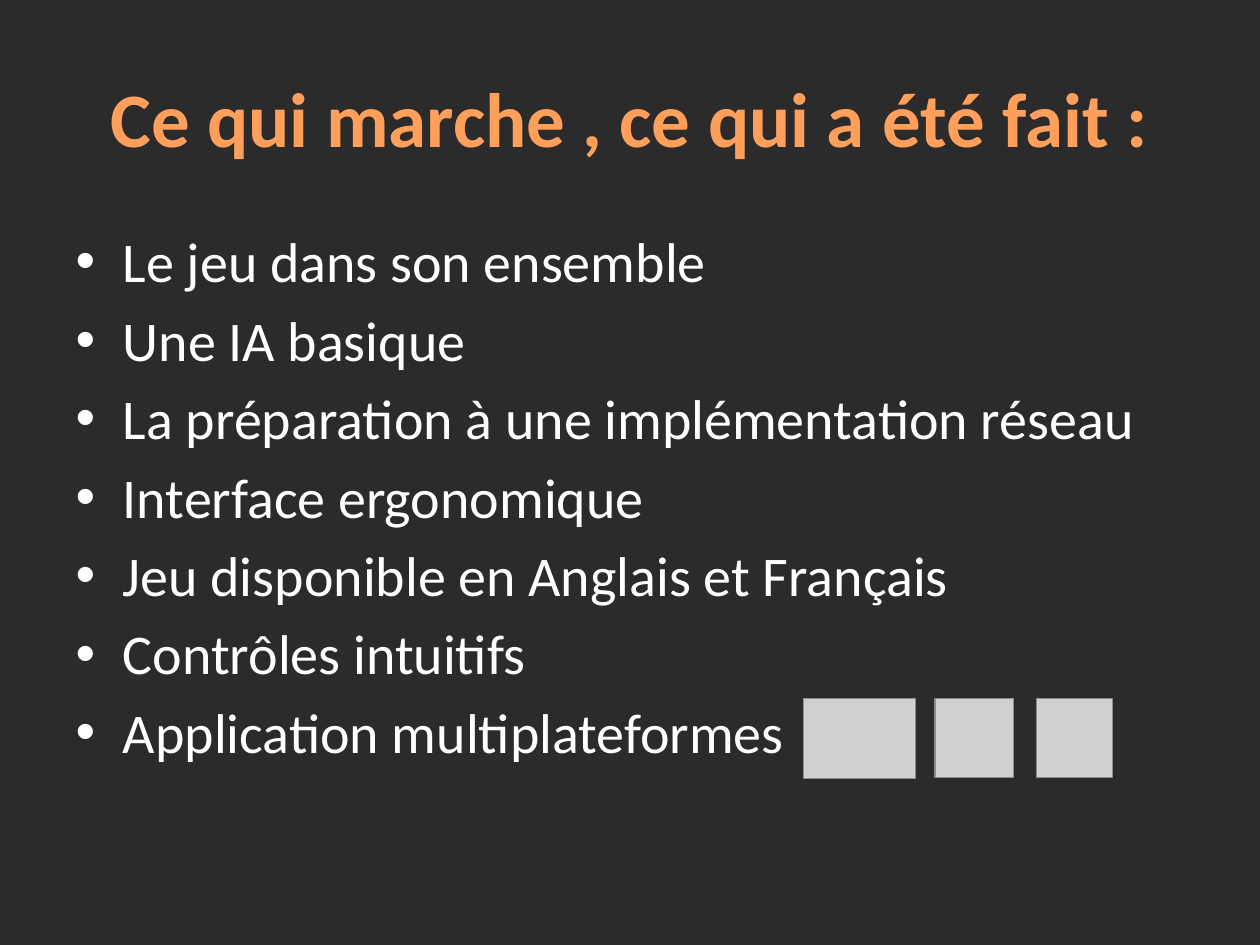
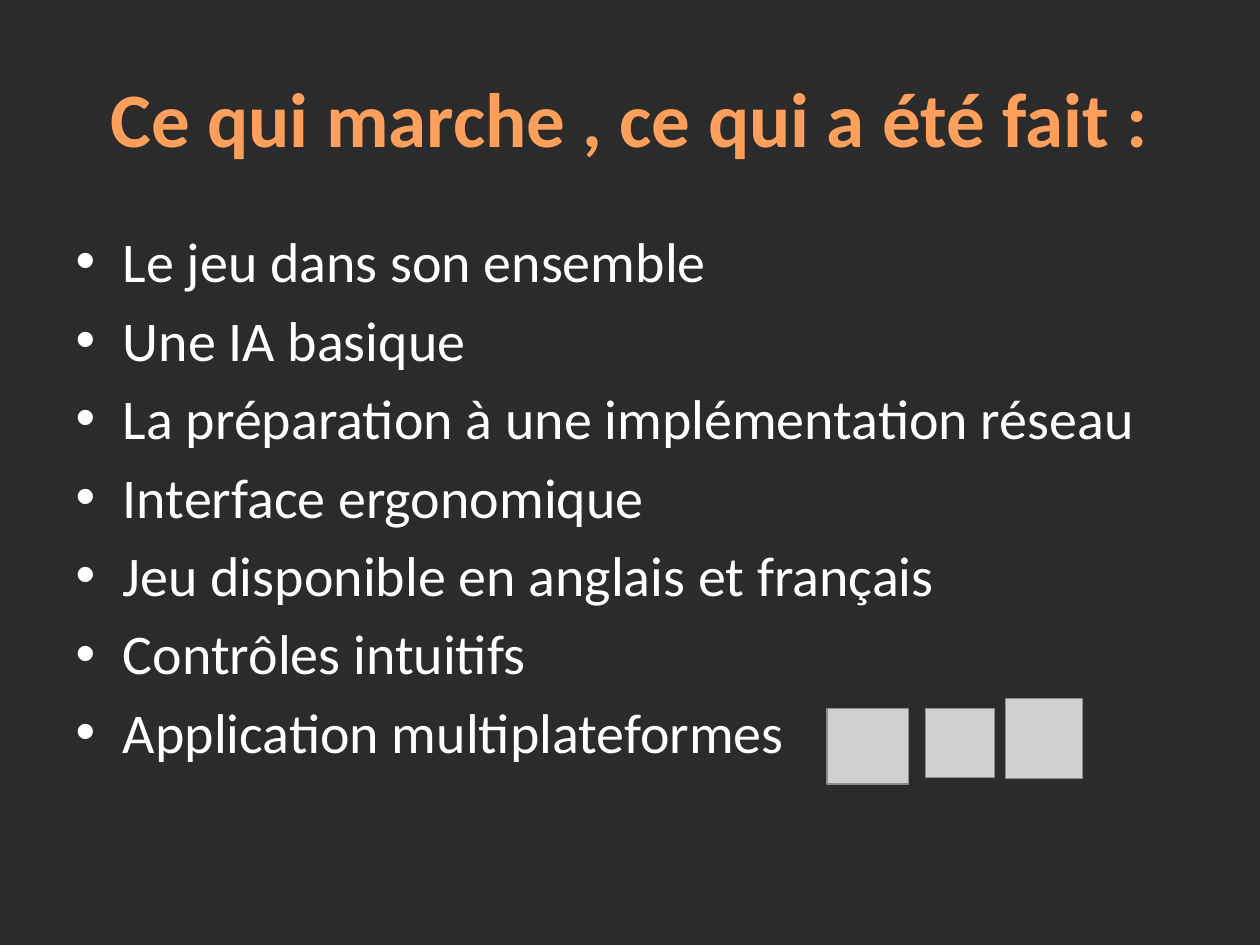
Before and after one commit to winbill/lifesevenpoker, a slide deck: slide 4 of Annexes/Presentation.pptx. Drawn at 1260x945 pixels with LibreOffice and Linux fonts; fonts in the diff are those of the drawing; grey boxes stand for pictures; background and template pictures are left out; a plain dark background stands for a picture behind light text. Boxes give left, top, right and bottom in pixels: in the first picture for what was removed or moved away, otherwise in the second. Text is boxed around its words. In the diff, an @@ line names an element or a change of style, - is before the commit and + after.

```diff
--- a/Annexes/Presentation.pptx
+++ b/Annexes/Presentation.pptx
@@ text at <box>123,557,933,606</box>: text changed @@
-• Jeu disponible en Anglais et Français
+• Jeu disponible en anglais et français
@@ picture: place and size @@
-picture at <box>804,699,916,779</box>
+picture at <box>827,709,908,785</box>
@@ picture: place and size @@
-picture at <box>935,699,1014,779</box>
+picture at <box>925,709,994,779</box>
@@ picture added at <box>1005,699,1082,779</box> @@
@@ picture removed at <box>1037,699,1113,779</box> @@
```
Also in this commit, not shown: 3 other slides changed.
